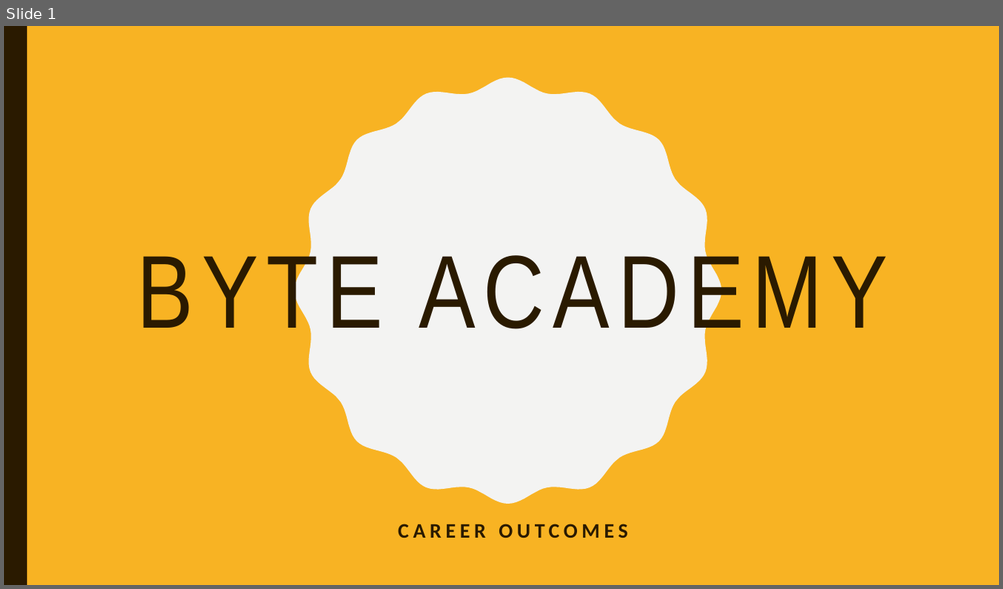
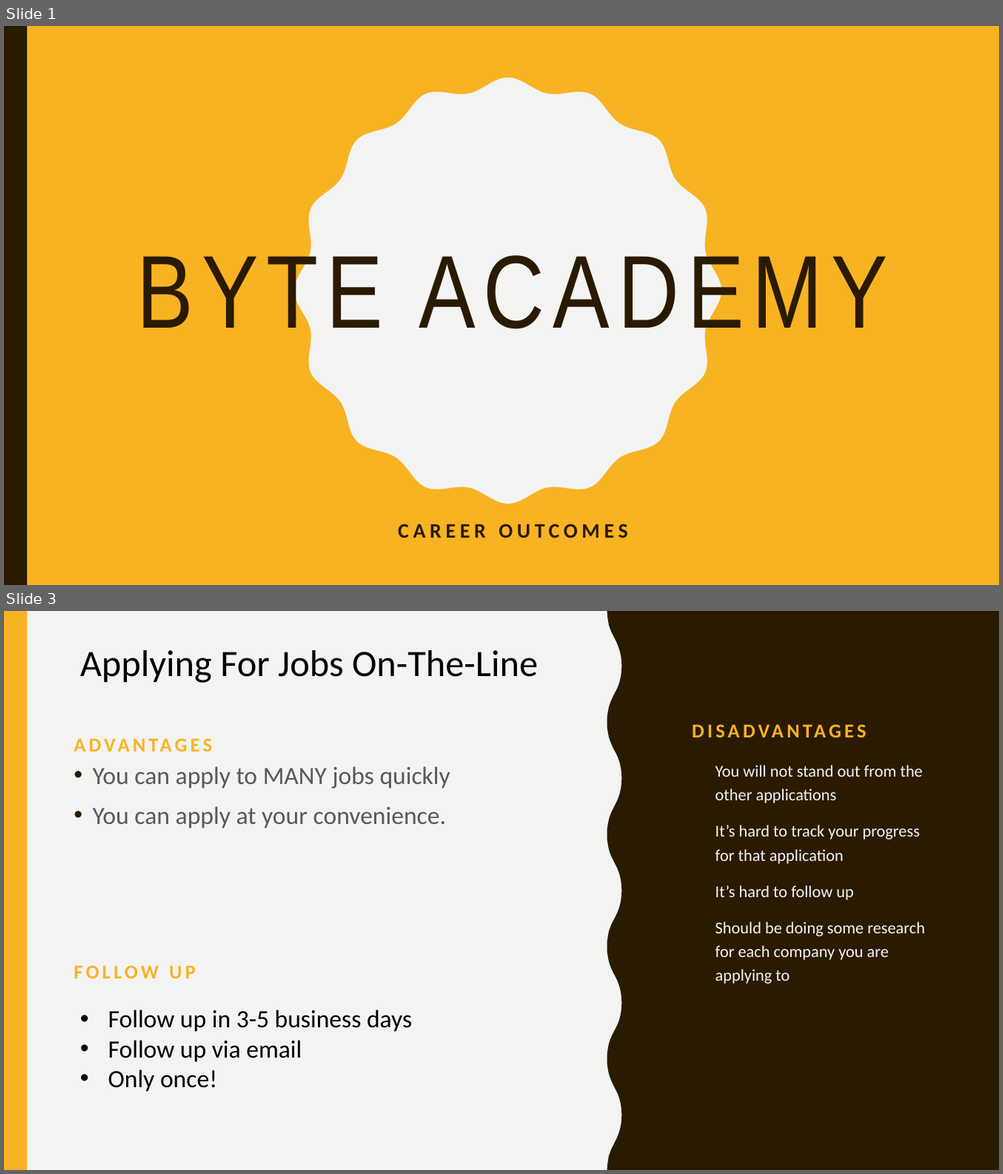
Before and after one commit to lakshmi-intechcode/jng_instr_folder, a slide deck: Job_Stuff/Jng_Job_Prezzie.pptx. Shown one above the other, each under a label of ours: slide 1 before the commit, slides 1 and 3 after it; the slides between them are not shown. The pictures are 1003x589 and 1003x1174 pixels, drawn with LibreOffice and Linux fonts; fonts in the diff are those of the drawing. Boxes give left, top, right and bottom in pixels: in the first picture for what was removed or moved away, otherwise in the second. Text is boxed around its words. In the diff, an @@ line names an element or a change of style, - is before the commit and + after.

```diff
--- a/Job_Stuff/Jng_Job_Prezzie.pptx
+++ b/Job_Stuff/Jng_Job_Prezzie.pptx
@@ slide 3 added at [4,611,999,1170], background #F3F3F2 @@
@@ rectangle added at [4,611,27,1170], fill #F8B323 @@
@@ freeform shape added at [607,611,999,1170], fill #2A1A00 @@
@@ text added at [80,650,538,683], 36 pt, text #000000 @@
+Applying For Jobs On-The-Line
@@ title added at [685,648,936,746], 19 pt, text #F8B323, bold @@
+DISADVANTAGES
@@ text added at [67,724,318,760], 19 pt, text #F8B323, bold @@
+ADVANTAGES
@@ text added at [715,765,925,984], 16 pt, text #F3F3F2 @@
+• You will not stand out from the other applications
+• It’s hard to track your progress for that application
+• It’s hard to follow up
+• Should be doing some research for each company you are applying to
@@ text added at [93,766,450,829], 24 pt, text #595959 @@
+• You can apply to MANY jobs quickly
+• You can apply at your convenience.
@@ text added at [74,965,196,979], 19 pt, text #F8B323, bold @@
+FOLLOW UP
@@ text added at [108,1010,412,1092], 24 pt, text #000000 @@
+• Follow up in 3-5 business days
+• Follow up via email
+• Only once!
```
Also in this commit, not shown: 1 slide changed, 2 other slides added, 1 other file.
